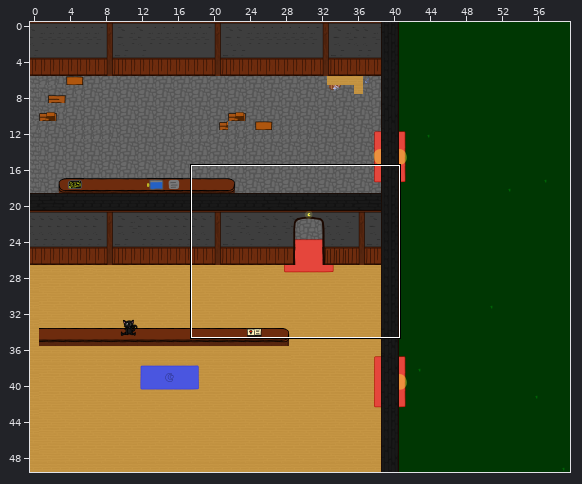
Two states of a Tiled map, assets/map/ShopMap.tmx. The first picture is a wide view before the edit; the outline marks the close-up.
Close-up. Old version:
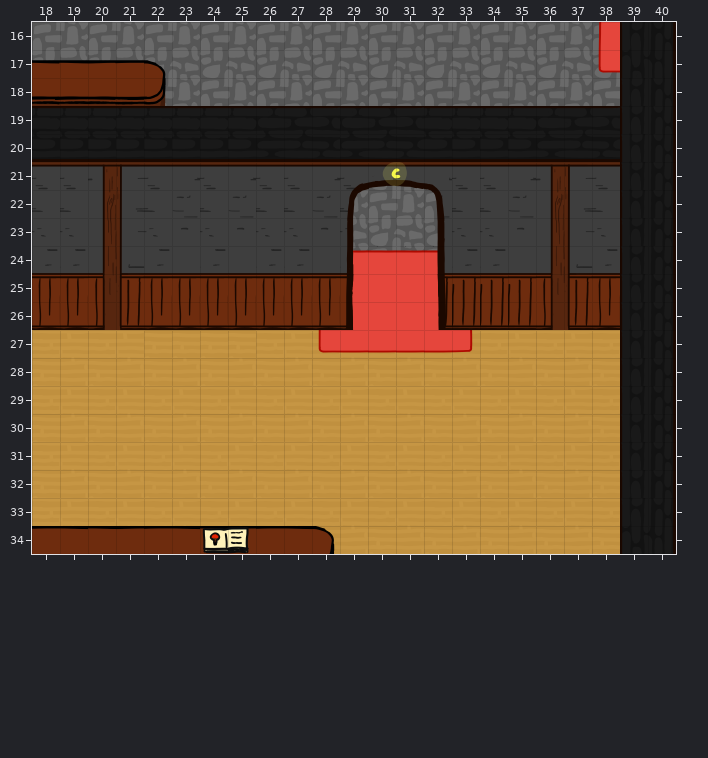
Cells are 128x128 px. Shown: x 18..40, y 16..34. The commit also changed other parts of the map, which this record leaves out.
After the commit:
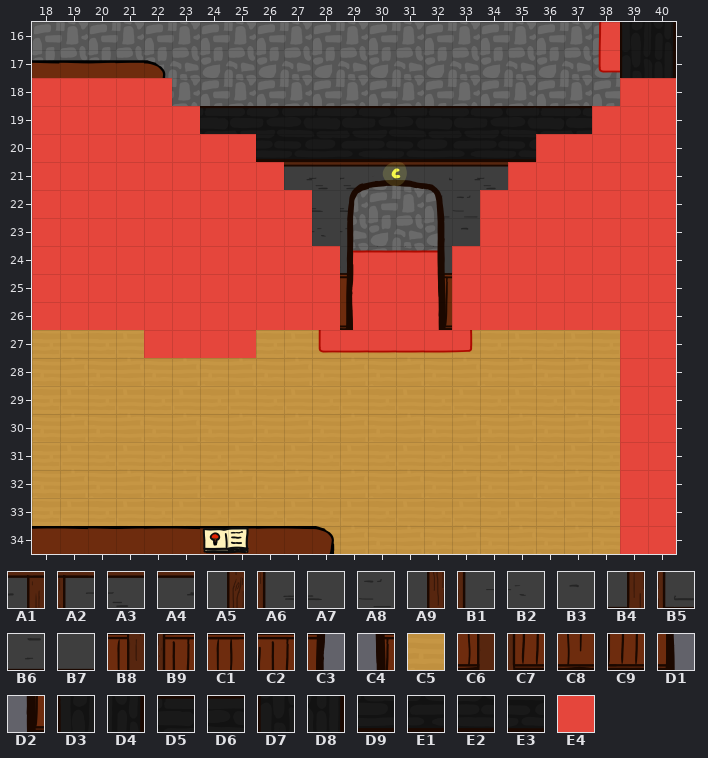
Key: from "_SpriteSheet": A1 8, A2 9, A3 10, A4 11, A5 24, A6 25, A7 26, A8 27, A9 40, B1 41, B2 42, B3 43, B4 56, B5 57, B6 58, B7 59, B8 72, B9 73, C1 74, C2 75, C3 76, C4 79, C5 82, C6 88, C7 89, C8 90, C9 91, D1 92, D2 95, D3 104, D4 105, D5 106, D6 109, D7 120, D8 121, D9 122, E1 123, E2 124, E3 125, E4 244.
__ is an empty cell.
Message: Add collision geometry to map
What changed:
Layer "Collision":
Tile A1 gives way to tile E4 in row 21 at x 20 and 36.
Tile A2 gives way to tile E4 in row 21 at x 21 and 37.
Tile A3 gives way to tile E4 in row 21 at x 18 to 19, 22, 24, 26 and 38.
Tile A4 gives way to tile E4 in row 21 at x 23, 25 and 35.
Tile A5 gives way to tile E4 in row 22 at x 20 and 36.
Tile A6 gives way to tile E4 in row 22 at x 21 and 37.
Tile A7 gives way to tile E4 in row 22 at x 18 to 19, 22, 24, 26 to 27, 34 and 38.
Tile A8 gives way to tile E4 in row 22 at x 23, 25 and 35.
Tile A9 gives way to tile E4 in row 23 at x 20 and 36.
Tile B1 gives way to tile E4 in row 23 at x 21 and 37.
Tile B2 gives way to tile E4 in row 23 at x 18 to 19, 22, 24, 26 to 27, 34 and 38.
Tile B3 gives way to tile E4 in row 23 at x 23, 25 and 35.
Tile B4 gives way to tile E4 in row 24 at x 20 and 36.
Tile B5 gives way to tile E4 in row 24 at x 21 and 37.
Tile B6 gives way to tile E4 in row 24 at x 18 to 19, 22, 24, 26 to 27, 33 to 34 and 38.
Tile B7 gives way to tile E4 in row 24 at x 23, 25, 28 and 35.
Tile B8 gives way to tile E4 in row 25 at x 20 and 36.
Tile B9 gives way to tile E4 in row 25 at x 21 and 37.
Tile C1 gives way to tile E4 in row 25 at x 18 to 19, 22 to 28 and 38.
Tile C2 gives way to tile E4 in row 25 at x 33 to 35.
Tile C5 gives way to tile E4 in row 27 at x 22 to 25.
Tile C6 gives way to tile E4 in row 26 at x 20 and 36.
Tile C7 gives way to tile E4 in row 26 at x 21 and 37.
Tile C8 gives way to tile E4 in row 26 at x 18 to 19, 22 to 28 and 38.
Tile C9 gives way to tile E4 in row 26 at x 33 to 35.
Tile D3 gives way to tile E4 in rows 18 to 33 at x 39.
Tile D4 gives way to tile E4 in rows 18 to 33 at x 40.
Tile D5 gives way to tile E4 in row 19 at x 18 to 23.
Tile D6 gives way to tile E4 in row 19 at x 38.
Tile D7 gives way to tile E4 in row 34 at x 39.
Tile D8 gives way to tile E4 in row 34 at x 40.
Tile D9 gives way to tile E4 in row 20 at x 18 to 25.
Tile E1 gives way to tile E4 in row 20 at x 36.
Tile E2 gives way to tile E4 in row 20 at x 37.
Tile E3 gives way to tile E4 in row 20 at x 38.
The edit adds tile E4 in row 18 at x 18 to 22.
Tile A3 is removed in row 21 at x 27 and 33.
Tile A4 is removed in row 21 at x 28.
Tile C3 is removed in row 25 at x 29.
Tile C4 is removed in row 25 at x 32.
Tile D1 is removed in row 26 at x 29.
Tile D2 is removed in row 26 at x 32.
Boxes around the changes in both close-ups, in picture pixels (x1, y1, x2, y2):
changed: (32, 78, 354, 358)
changed: (437, 78, 676, 554)
